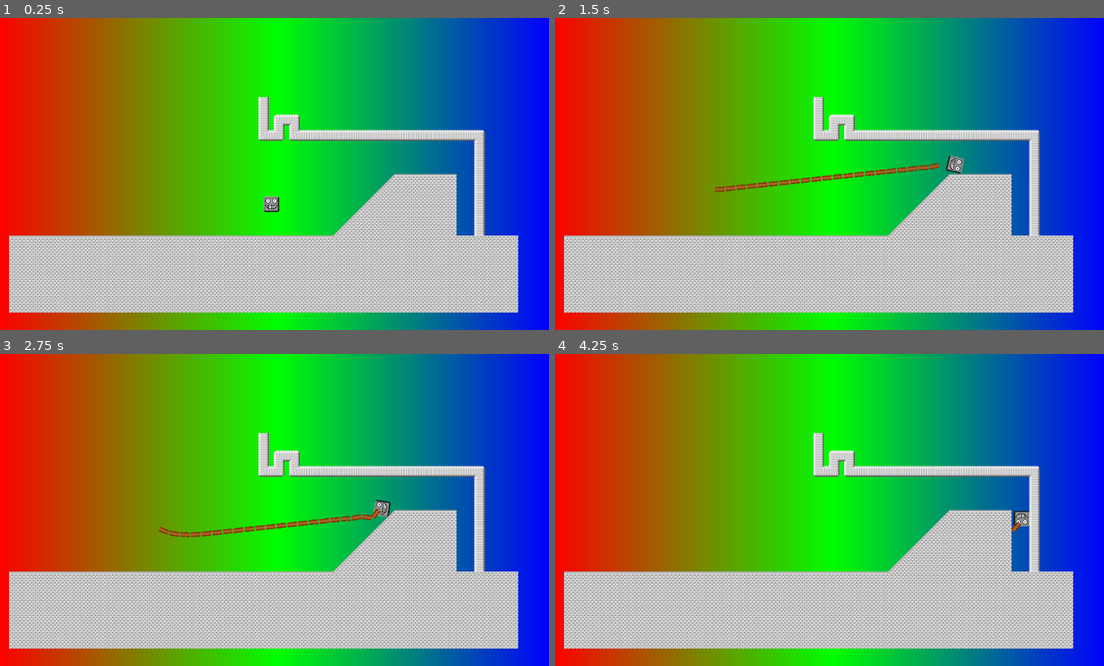
Above: before the commit, frames 1-4 (two rows, left to right).
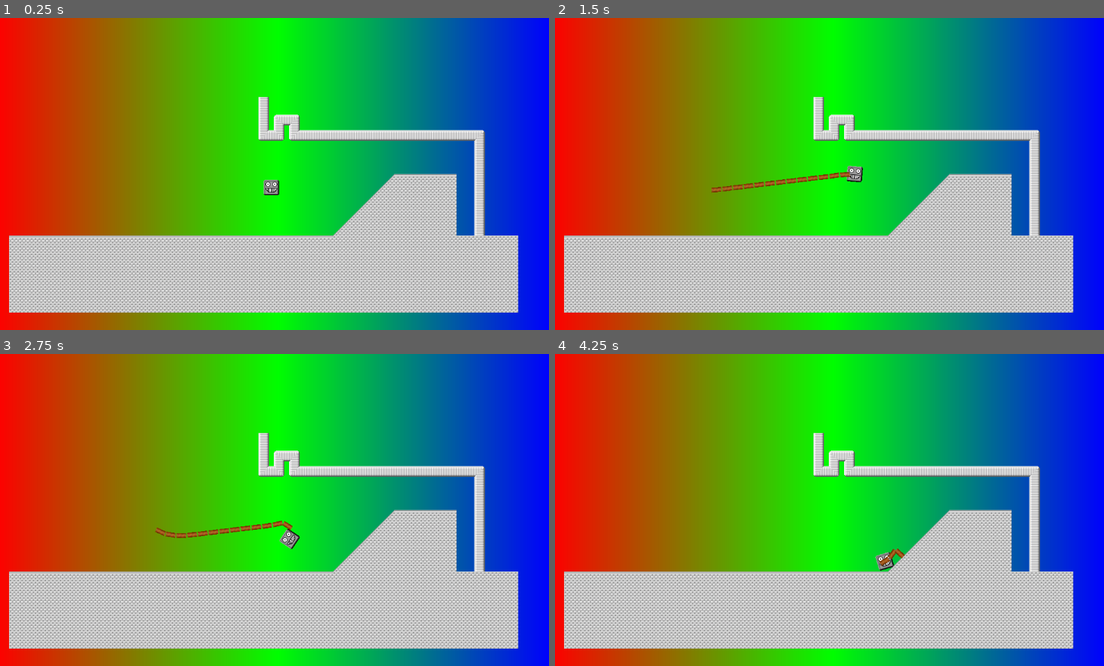
Above: after the commit, the same moments.

Repository: DedFishy/gmtk2025
Game: Godot game, scene res://common.tscn
Same seed, same stepped clock (60 frames per second), same inputs: the game is played once before the commit and once after it.
Inputs (mouse positions are in pixels of both pictures, inside the frame that each line leads up to):
- Up to frame 1 (0.25 s): no input
- Up to frame 2 (1.5 s): move the mouse to (950, 158) at 0.52 s; hold D (right) from 0.53 s (still down); right-click (950, 158) at 0.6 s; tap W (jump) at 0.77 s; move the mouse to (714, 189) at 1.27 s; click (714, 189) at 1.35 s
- Up to frame 3 (2.75 s): tap W (jump) at 1.52 s; move the mouse to (329, 441) at 2.02 s; release D (right) at 2.03 s; hold A (left) from 2.03 s (still down); hold S (crouch) from 2.03 s (still down)
- Up to frame 4 (4.25 s): move the mouse to (796, 572) at 2.77 s; release A (left) at 2.78 s; release S (crouch) at 2.78 s; hold D (right) from 2.78 s (still down); right-click (796, 572) at 2.85 s; tap W (jump) at 3.02, 3.77 s; move the mouse to (994, 556) at 3.52 s; click (994, 556) at 3.6 s

The runs differ from the first frame. In frame 1, 0.3% of the frame differs, in the area x 47-51%, y 51-63%; in frame 2, 0.8%; in frame 3, 0.9%, in the area x 28-72%, y 46-63%; in frame 4, 0.4%.
Error before the commit: Attempt to call function 'get_custom_data' in base 'null instance' on a null instance. (res://Scripts/PlayerController.gd:74)

Commit message:
Added detla times

Diff:
--- a/Scripts/PlayerController.gd
+++ b/Scripts/PlayerController.gd
@@ -2,7 +2,6 @@
 
 const crouch_power = 100
 const jump_power = 500
-const gravity = 1200
 
 const jump_raycast_distance = 50;
 
@@ -31,9 +30,6 @@
 
 	var floor_tangent = Vector2.RIGHT.rotated(floor_normal)
 
-
-	linear_velocity.y += gravity * delta
-
 	linear_velocity.y -= vertical_input * delta
 
 	if Input.is_action_just_pressed("jump") and is_on_floor:
@@ -42,18 +38,25 @@
 	if horizontal_input != 0:
 		var desired_velocity = floor_tangent * horizontal_input * max_horizontal_velocity
 		print(desired_velocity)
-		linear_velocity.x = lerp(linear_velocity.x, desired_velocity.x, .5)
+		linear_velocity.x = lerp(linear_velocity.x, desired_velocity.x, .5 * delta)
 	else:
-		linear_velocity.x *= velocity_dampen
+		linear_velocity.x *= velocity_dampen * delta
+
 
 	if GrappleHookGen.hookExists():
 		var averageSegmentDistence = GrappleHookGen.getAverageDistenceBetweenSegments()
-		var forceDir = GrappleHookGen.getEndPointPose().normalized() * -1
-		if(averageSegmentDistence < 25):
+		var forceDir = GrappleHookGen.getEndPointPose().normalized()
+		if(averageSegmentDistence < 22):
 			forceDir *= 0
 		else:
 			forceDir *= averageSegmentDistence
-		linear_velocity += Vector2(5, 5) * -forceDir
+		var velocityMod = Vector2(10, 10) * forceDir
+		var velocityModMag = velocityMod.length()
+		velocityMod *= -1
+		if velocityModMag > 1000:
+			velocityModMag = 1000
+		print(velocityMod)
+		#linear_velocity += velocityMod
 
 
 	shoot_grapple()
